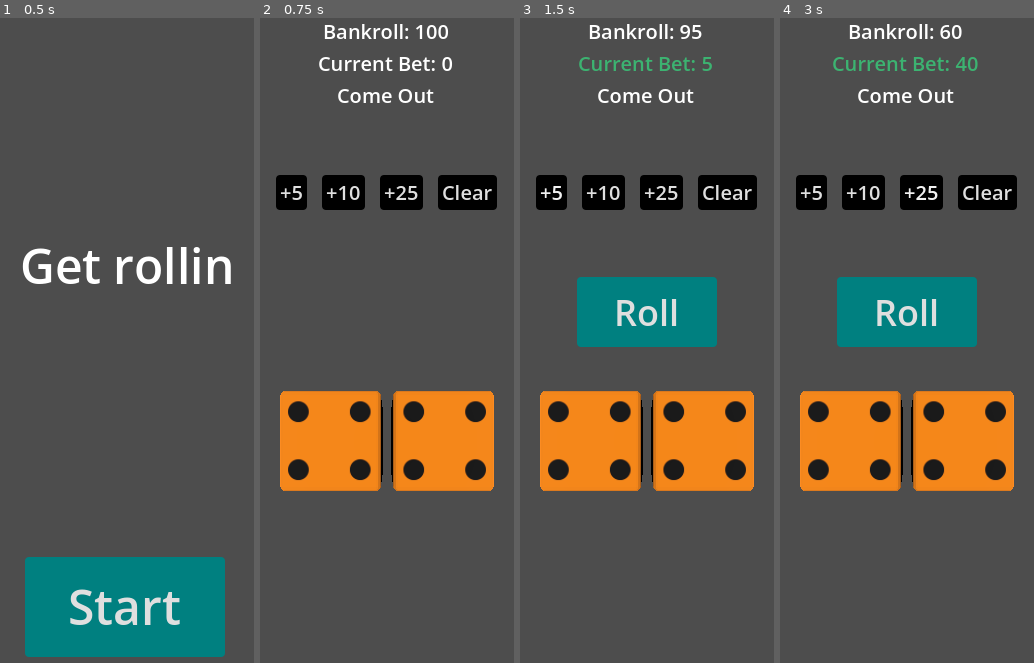
Above: before the commit, frames 1-4 (left to right).
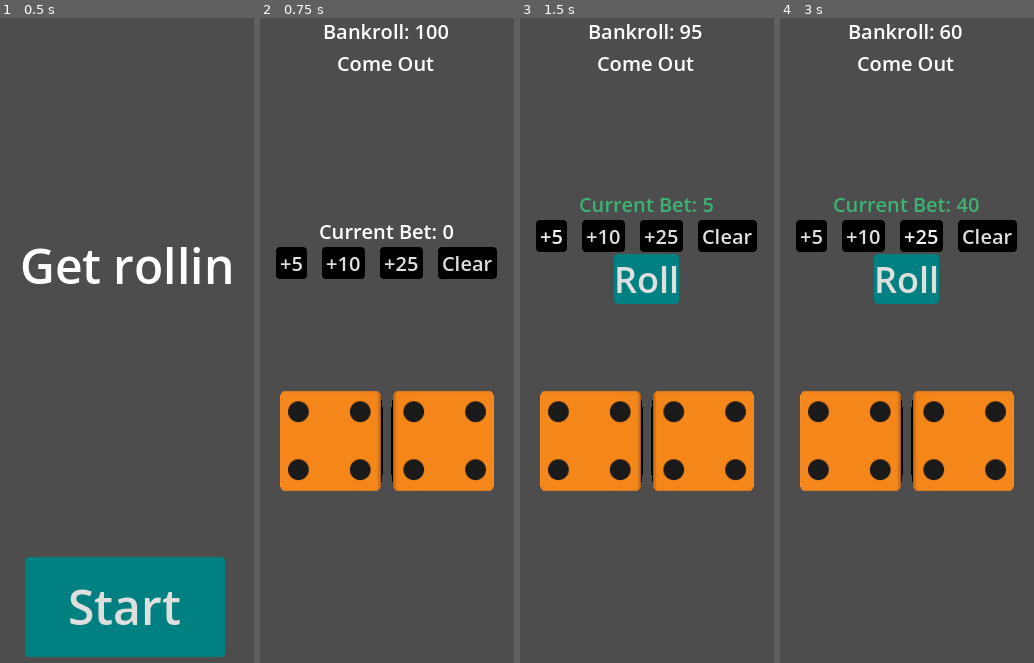
Above: after the commit, the same moments.

Repository: asarenski/godotCraps
Game: Godot game, scene res://src/scenes/main/main.tscn
Same seed, same stepped clock (60 frames per second), same inputs: the game is played once before the commit and once after it.
Inputs:
- Up to frame 1 (0.5 s): no input
- Up to frame 2 (0.75 s): click "Start" at 0.5 s
- Up to frame 3 (1.5 s): click "+5" at 1.25 s
- Up to frame 4 (3 s): click "+10" at 2 s; click "+25" at 2.75 s

Frame 1 is identical in both runs. In frame 2, 8.5% of the frame differs, in the area x 6-94%, y 6-41%; in frame 3, 14%; in frame 4, 14%, in the area x 6-94%, y 6-52%.

Commit message:
reorganize HUD into Status/Action/Readout groups

Diff:
--- a/src/scenes/main/hud.gd
+++ b/src/scenes/main/hud.gd
@@ -9,10 +9,10 @@
 
 func _ready():
 	hide()
-	$BetButtons/Bet5.pressed.connect(_on_bet_5_pressed)
-	$BetButtons/Bet10.pressed.connect(_on_bet_10_pressed)
-	$BetButtons/Bet25.pressed.connect(_on_bet_25_pressed)
-	$BetButtons/ClearBet.pressed.connect(_on_clear_bet_pressed)
+	$Action/BetButtons/Bet5.pressed.connect(_on_bet_5_pressed)
+	$Action/BetButtons/Bet10.pressed.connect(_on_bet_10_pressed)
+	$Action/BetButtons/Bet25.pressed.connect(_on_bet_25_pressed)
+	$Action/BetButtons/ClearBet.pressed.connect(_on_clear_bet_pressed)
 
 	# Sibling Connections
 	dice_roller = $"../DiceRoller"
@@ -27,48 +27,48 @@
 	show()
 
 func _on_timer_timeout() -> void:
-	$HUDTop/Bet.remove_theme_color_override("font_color")
+	$Action/Bet.remove_theme_color_override("font_color")
 
 # --- View interface ---
 
 func show_money(balance: int, wager: int):
-	$HUDTop/Bankroll.text = "Bankroll: %d" % balance
-	$HUDTop/Bet.text = "Current Bet: %d" % wager
+	$Status/Bankroll.text = "Bankroll: %d" % balance
+	$Action/Bet.text = "Current Bet: %d" % wager
 	if wager > _last_wager:
 		_flash_bet_increase()
 	elif wager < _last_wager:
 		_flash_bet_decrease()
 	_last_wager = wager
-	$RollButton.visible = wager > 0
+	$Action/RollButton.visible = wager > 0
 
 func show_phase(phase: int, point: int):
 	match phase:
 		State.GamePhase.COME_OUT:
-			$HUDTop/Phase.text = "Come Out"
-			$HUDTop/Phase.remove_theme_color_override("font_color")
+			$Status/Phase.text = "Come Out"
+			$Status/Phase.remove_theme_color_override("font_color")
 		State.GamePhase.POINT:
-			$HUDTop/Phase.text = "Point: %d" % point
-			$HUDTop/Phase.add_theme_color_override("font_color", Color.GOLD)
+			$Status/Phase.text = "Point: %d" % point
+			$Status/Phase.add_theme_color_override("font_color", Color.GOLD)
 		State.GamePhase.GAME_OVER:
-			$HUDTop/Phase.text = "GAME OVER"
-			$HUDTop/Phase.add_theme_color_override("font_color", Color.ORANGE_RED)
+			$Status/Phase.text = "GAME OVER"
+			$Status/Phase.add_theme_color_override("font_color", Color.ORANGE_RED)
 
 func set_betting_enabled(enabled: bool):
-	$BetButtons.visible = enabled
+	$Action/BetButtons.visible = enabled
 
 func show_round_result(text: String):
-	$Results/RoundResult.text = text
-	$Results/RoundResult.show()
+	$Readout/Results/RoundResult.text = text
+	$Readout/Results/RoundResult.show()
 
 func clear_results():
-	$Results/DiceResult.hide()
-	$Results/RoundResult.hide()
+	$Readout/Results/DiceResult.hide()
+	$Readout/Results/RoundResult.hide()
 
 # --- Internal ---
 
 func _flash_bet_color(color: Color):
-	$HUDTop/Timer.start()
-	$HUDTop/Bet.add_theme_color_override("font_color", color)
+	$Action/Timer.start()
+	$Action/Bet.add_theme_color_override("font_color", color)
 
 func _flash_bet_increase():
 	_flash_bet_color(Color.MEDIUM_SEA_GREEN)
@@ -77,7 +77,7 @@
 	_flash_bet_color(Color.ORANGE_RED)
 
 func update_dice_result(dice1: int, dice2: int):
-	$Results/DiceResult.text = "Dice: %d + %d = %d" % [dice1, dice2, dice1 + dice2]
+	$Readout/Results/DiceResult.text = "Dice: %d + %d = %d" % [dice1, dice2, dice1 + dice2]
 
 func _on_bet_5_pressed():
 	bet_increased.emit(5)
@@ -92,12 +92,12 @@
 	bet_cleared.emit()
 
 func _on_roll_start():
-	$RollButton.set_disabled(true)
+	$Action/RollButton.set_disabled(true)
 
 func _on_roll_button_pressed():
 	roll_requested.emit()
 
 func _on_roll_complete(_total: int, values: Array):
-	$RollButton.set_disabled(false)
+	$Action/RollButton.set_disabled(false)
 	update_dice_result(values[0], values[1])
-	$Results/DiceResult.show()
+	$Readout/Results/DiceResult.show()
--- a/src/scenes/main/main.tscn
+++ b/src/scenes/main/main.tscn
@@ -27,7 +27,6 @@
 theme_override_font_sizes/font_size = 48
 text = "Get rollin"
 horizontal_alignment = 1
-metadata/_edit_use_anchors_ = true
 
 [node name="StartButton" type="Button" parent="Start"]
 anchors_preset = 7
@@ -44,98 +43,107 @@
 theme = ExtResource("2_dbro3")
 theme_override_font_sizes/font_size = 48
 text = "Start"
-metadata/_edit_use_anchors_ = true
 
 [node name="HUD" type="CanvasLayer" parent="."]
 script = ExtResource("3_o81g6")
 
-[node name="BetButtons" type="HBoxContainer" parent="HUD"]
-anchors_preset = 14
-anchor_top = 0.5
-anchor_right = 1.0
-anchor_bottom = 0.5
-offset_top = -160.0
-offset_bottom = -129.0
-grow_horizontal = 2
-grow_vertical = 2
-theme = ExtResource("2_dbro3")
-theme_override_constants/separation = 23
-alignment = 1
-
-[node name="Bet5" type="Button" parent="HUD/BetButtons"]
-layout_mode = 2
-theme = ExtResource("2_dbro3")
-theme_type_variation = &"BetButton"
-text = "+5"
-
-[node name="Bet10" type="Button" parent="HUD/BetButtons"]
-layout_mode = 2
-theme = ExtResource("2_dbro3")
-theme_type_variation = &"BetButton"
-text = "+10"
-
-[node name="Bet25" type="Button" parent="HUD/BetButtons"]
-layout_mode = 2
-theme = ExtResource("2_dbro3")
-theme_type_variation = &"BetButton"
-text = "+25"
-
-[node name="ClearBet" type="Button" parent="HUD/BetButtons"]
-layout_mode = 2
-theme = ExtResource("2_dbro3")
-theme_type_variation = &"BetButton"
-text = "Clear"
-
-[node name="RollButton" type="Button" parent="HUD"]
-anchors_preset = 8
-anchor_left = 0.5
-anchor_top = 0.5
-anchor_right = 0.5
-anchor_bottom = 0.5
-offset_left = -70.0
-offset_top = -60.0
-offset_right = 70.0
-offset_bottom = 10.0
-grow_horizontal = 2
-grow_vertical = 2
-theme = ExtResource("2_dbro3")
-theme_override_font_sizes/font_size = 36
-text = "Roll"
-
-[node name="HUDTop" type="BoxContainer" parent="HUD"]
+[node name="Status" type="BoxContainer" parent="HUD"]
 anchors_preset = 10
 anchor_right = 1.0
 offset_left = -1.0
 offset_top = 40.0
 offset_right = -1.0
-offset_bottom = 117.0
+offset_bottom = 100.0
 grow_horizontal = 2
 theme = ExtResource("2_dbro3")
 alignment = 1
 vertical = true
 
-[node name="Bankroll" type="Label" parent="HUD/HUDTop"]
+[node name="Bankroll" type="Label" parent="HUD/Status"]
 layout_mode = 2
 theme = ExtResource("2_dbro3")
 text = "Bankroll: 0"
 horizontal_alignment = 1
 
-[node name="Bet" type="Label" parent="HUD/HUDTop"]
-layout_mode = 2
+[node name="Phase" type="Label" parent="HUD/Status"]
+layout_mode = 2
+theme = ExtResource("2_dbro3")
+text = "Phase or Point"
+horizontal_alignment = 1
+
+[node name="Action" type="BoxContainer" parent="HUD"]
+anchors_preset = 8
+anchor_left = 0.5
+anchor_top = 0.5
+anchor_right = 0.5
+anchor_bottom = 0.5
+offset_left = -240.0
+offset_top = -160.0
+offset_right = 240.0
+offset_bottom = -20.0
+grow_horizontal = 2
+grow_vertical = 2
+theme = ExtResource("2_dbro3")
+alignment = 1
+vertical = true
+
+[node name="Bet" type="Label" parent="HUD/Action"]
+layout_mode = 2
+size_flags_horizontal = 4
 theme = ExtResource("2_dbro3")
 text = "Current Bet: 0"
 horizontal_alignment = 1
 
-[node name="Phase" type="Label" parent="HUD/HUDTop"]
-layout_mode = 2
-theme = ExtResource("2_dbro3")
-text = "Phase or Point"
-horizontal_alignment = 1
-
-[node name="Timer" type="Timer" parent="HUD/HUDTop"]
+[node name="BetButtons" type="HBoxContainer" parent="HUD/Action"]
+layout_mode = 2
+size_flags_horizontal = 4
+theme = ExtResource("2_dbro3")
+theme_override_constants/separation = 23
+alignment = 1
+
+[node name="Bet5" type="Button" parent="HUD/Action/BetButtons"]
+layout_mode = 2
+theme = ExtResource("2_dbro3")
+theme_type_variation = &"BetButton"
+text = "+5"
+
+[node name="Bet10" type="Button" parent="HUD/Action/BetButtons"]
+layout_mode = 2
+theme = ExtResource("2_dbro3")
+theme_type_variation = &"BetButton"
+text = "+10"
+
+[node name="Bet25" type="Button" parent="HUD/Action/BetButtons"]
+layout_mode = 2
+theme = ExtResource("2_dbro3")
+theme_type_variation = &"BetButton"
+text = "+25"
+
+[node name="ClearBet" type="Button" parent="HUD/Action/BetButtons"]
+layout_mode = 2
+theme = ExtResource("2_dbro3")
+theme_type_variation = &"BetButton"
+text = "Clear"
+
+[node name="RollButton" type="Button" parent="HUD/Action"]
+layout_mode = 2
+size_flags_horizontal = 4
+theme = ExtResource("2_dbro3")
+theme_override_font_sizes/font_size = 36
+text = "Roll"
+
+[node name="Timer" type="Timer" parent="HUD/Action"]
 wait_time = 0.25
 
-[node name="Results" type="BoxContainer" parent="HUD"]
+[node name="Readout" type="Control" parent="HUD"]
+anchors_preset = 15
+anchor_right = 1.0
+anchor_bottom = 1.0
+grow_horizontal = 2
+grow_vertical = 2
+mouse_filter = 2
+
+[node name="Results" type="BoxContainer" parent="HUD/Readout"]
 anchors_preset = 12
 anchor_top = 1.0
 anchor_right = 1.0
@@ -149,19 +157,19 @@
 alignment = 1
 vertical = true
 
-[node name="DiceResult" type="Label" parent="HUD/Results"]
+[node name="DiceResult" type="Label" parent="HUD/Readout/Results"]
 layout_mode = 2
 theme = ExtResource("2_dbro3")
 text = "Dice Result"
 horizontal_alignment = 1
 
-[node name="RoundResult" type="Label" parent="HUD/Results"]
+[node name="RoundResult" type="Label" parent="HUD/Readout/Results"]
 layout_mode = 2
 theme = ExtResource("2_dbro3")
 text = "Round Result"
 horizontal_alignment = 1
 
-[node name="SubViewportContainer" type="SubViewportContainer" parent="HUD"]
+[node name="SubViewportContainer" type="SubViewportContainer" parent="HUD/Readout"]
 top_level = true
 anchors_preset = -1
 anchor_left = 0.5
@@ -173,16 +181,16 @@
 offset_right = 240.0
 offset_bottom = 13.92
 
-[node name="RollViewPort" type="SubViewport" parent="HUD/SubViewportContainer"]
+[node name="RollViewPort" type="SubViewport" parent="HUD/Readout/SubViewportContainer"]
 handle_input_locally = false
 size = Vector2i(480, 128)
 render_target_update_mode = 4
 
-[node name="Camera3D" type="Camera3D" parent="HUD/SubViewportContainer/RollViewPort"]
+[node name="Camera3D" type="Camera3D" parent="HUD/Readout/SubViewportContainer/RollViewPort"]
 transform = Transform3D(1, 0, 0, 0, -4.37114e-08, 1, 0, -1, -4.37114e-08, 0, 1, 0)
 fov = 45.0
 
-[node name="DirectionalLight3D" type="DirectionalLight3D" parent="HUD/SubViewportContainer/RollViewPort"]
+[node name="DirectionalLight3D" type="DirectionalLight3D" parent="HUD/Readout/SubViewportContainer/RollViewPort"]
 transform = Transform3D(1, 0, 0, 0, -4.37114e-08, 1, 0, -1, -4.37114e-08, 0, 2, 0)
 
 [node name="DiceRoller" type="Node" parent="."]
@@ -194,5 +202,5 @@
 metadata/_custom_type_script = "uid://gi80v51vaumc"
 
 [connection signal="pressed" from="Start/StartButton" to="Start" method="_on_start_button_pressed"]
-[connection signal="pressed" from="HUD/RollButton" to="HUD" method="_on_roll_button_pressed"]
-[connection signal="timeout" from="HUD/HUDTop/Timer" to="HUD" method="_on_timer_timeout"]
+[connection signal="pressed" from="HUD/Action/RollButton" to="HUD" method="_on_roll_button_pressed"]
+[connection signal="timeout" from="HUD/Action/Timer" to="HUD" method="_on_timer_timeout"]
